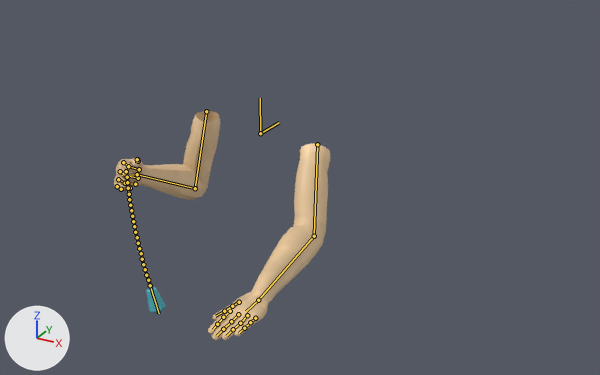
The Blender file Blender/Jakub/FPS_arms_2.0.blend as it was, and as the next commit left it.
One viewpoint serves both versions: a camera (50 mm lens) standing at (2.6, -4.21, 1.79) and looking at (0.44, -0.3, -0.16). The lights are fixed; the arrows at lower left show +X, +Y and +Z. Both versions are drawn at frame 35 of the action 'Kyv_attack'; the numbers are the values there. The bones that bend it are drawn over the model as lines.

In view in the first picture: 'FPS_arms_apply', 'FPS_arms_apply.001'.
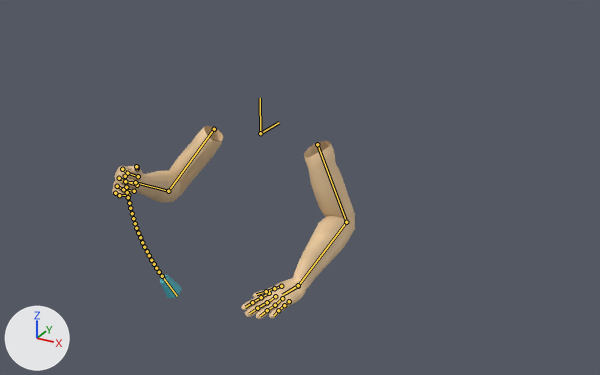
Changed parts and their boxes [x1, y1, x2, y2] in the pictures (600 x 375 px):
'FPS_arms_apply', posed: before [114, 111, 330, 340]; after [112, 126, 355, 319]
'FPS_arms_apply.001', posed: before [126, 190, 166, 315]; after [124, 177, 181, 298]
bone 'Hand_ctrl_L', root to tip: before (258, 300) to (246, 311); after (298, 285) to (282, 295)
bone 'Hand_ctrl_R', root to tip: before (137, 174) to (122, 175); after (135, 182) to (121, 181)
bone 'Bone', root to tip: before (126, 171) to (127, 177); after (125, 176) to (125, 181)

The edits, one by one:
Bone 'Thumb_ctrl_L' (bone_thumb_ctrl_l) turns from (0, 0, 14) to (0, 0, 0) degrees about its own x, y and z.
Bone 'Index_ctrl_L' (bone_index_ctrl_l) turns from (0, 0, 5) to (0, 0, 0) degrees about its own x, y and z.
Bone 'Ring_ctrl_L' (bone_ring_ctrl_l) turns from (0, 0, -6) to (0, 0, 0) degrees about its own x, y and z.
Bone 'Pinky_ctrl_L' (bone_pinky_ctrl_l) turns from (0, 0, -13) to (0, 0, 0) degrees about its own x, y and z.
Bone 'Pole_target_L' (bone_pole_target_l) moves from (-0.4, -0.363, 0.184) to (-0.454, -0.2, -0.061).
Bone 'Hand_ctrl_L' (bone_hand_ctrl_l) moves from (1.013, -1.08, -0.44) to (0.588, -1.083, -0.585).
Bone 'Hand_ctrl_L' (bone_hand_ctrl_l) turns from (1, -3, -89) to (0, 0, -104) degrees about its own x, y and z.
Bone 'Bicep_ctrl_R' (bone_bicep_ctrl_r) moves from (0.014, 0.0, 0.075) to (0.092, 0.009, -0.068).
Bone 'Pole_target_R' (bone_pole_target_r) moves from (0.503, -0.226, -0.061) to (0.454, -0.2, -0.061).
Bone 'Hand_ctrl_R' (bone_hand_ctrl_r) moves from (-0.627, -1.145, -0.086) to (-0.635, -1.136, -0.139).
Bone 'Hand_ctrl_R' (bone_hand_ctrl_r) turns from (-108, 111, -22) to (-105, 115, -19) degrees about its own x, y and z.
Bone 'Bone' (bone_bone) moves from (-0.719, 0.096, 0.492) to (-0.734, 0.118, 0.492).
Bone 'Bone' (bone_bone) turns from (-1, 0, 0) to (-1, 0, -1) degrees about its own x, y and z.
